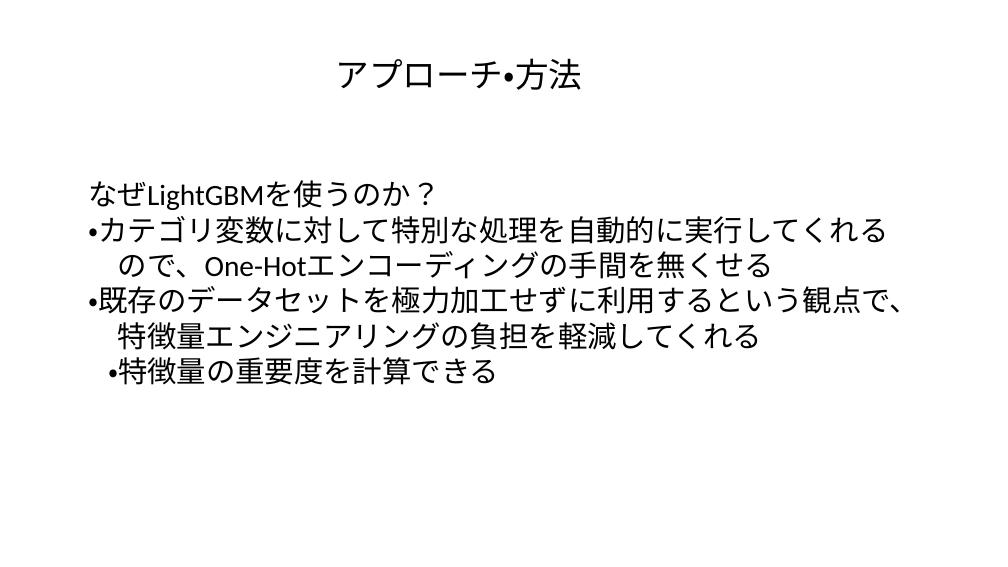
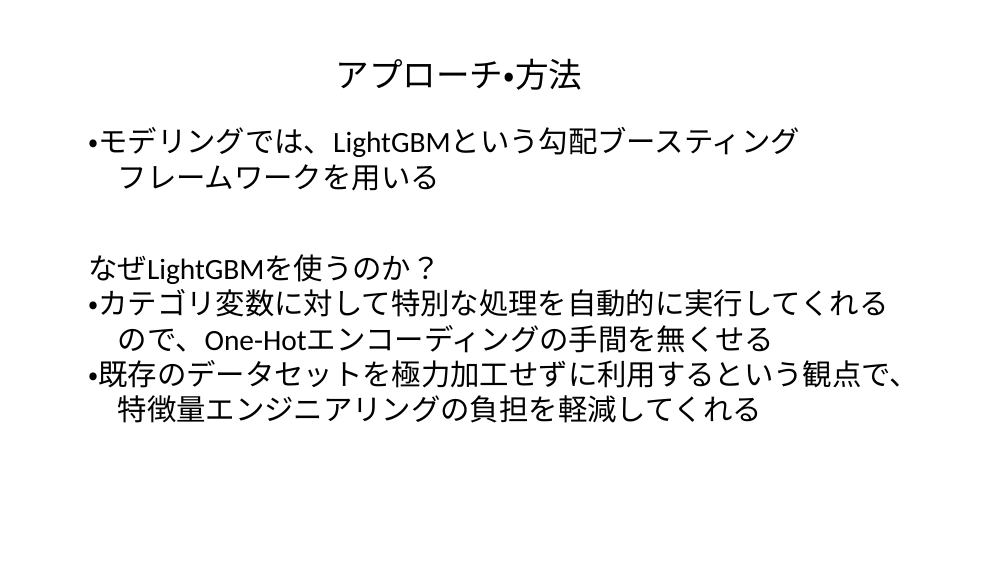
Before and after one commit to tsuru-kazu/research, a slide deck: slide 8 of docs/PD3_interim_report.pptx (slide 9 before the commit). Drawn at 1008x567 pixels with LibreOffice and Linux fonts; fonts in the diff are those of the drawing. Boxes give left, top, right and bottom in pixels: in the first picture for what was removed or moved away, otherwise in the second. Text is boxed around its words. In the diff, an @@ line names an element or a change of style, - is before the commit and + after.

```diff
--- a/docs/PD3_interim_report.pptx
+++ b/docs/PD3_interim_report.pptx
@@ text added at box(88, 127, 799, 191), 28 pt, text #000000 @@
+・モデリングでは、LightGBMという勾配ブースティング
+フレームワークを用いる
@@ text "なぜLightGBMを使うのか？": place and size @@
-text "なぜLightGBMを使うのか？" at box(88, 180, 919, 385)
+text "なぜLightGBMを使うのか？" at box(88, 254, 919, 423)
@@ text at box(108, 357, 499, 385): paragraph removed @@
-・特徴量の重要度を計算できる
```
Also in this commit, not shown: 3 other slides changed, 1 slide removed, 19 other files.
